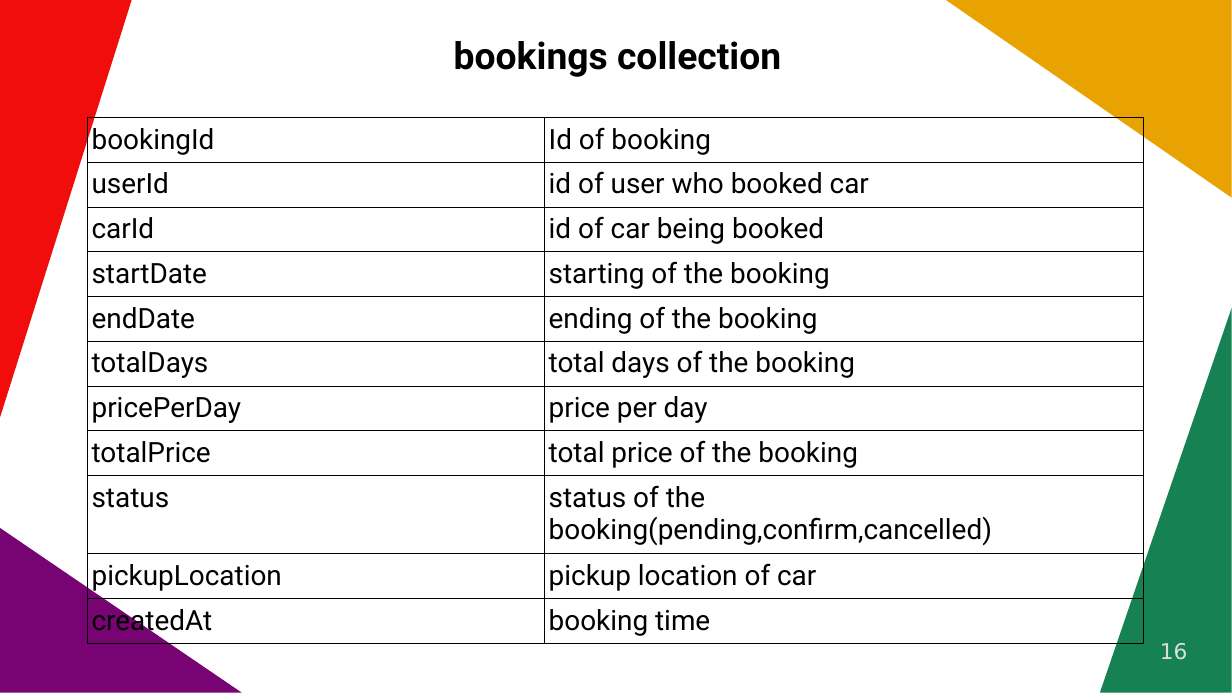
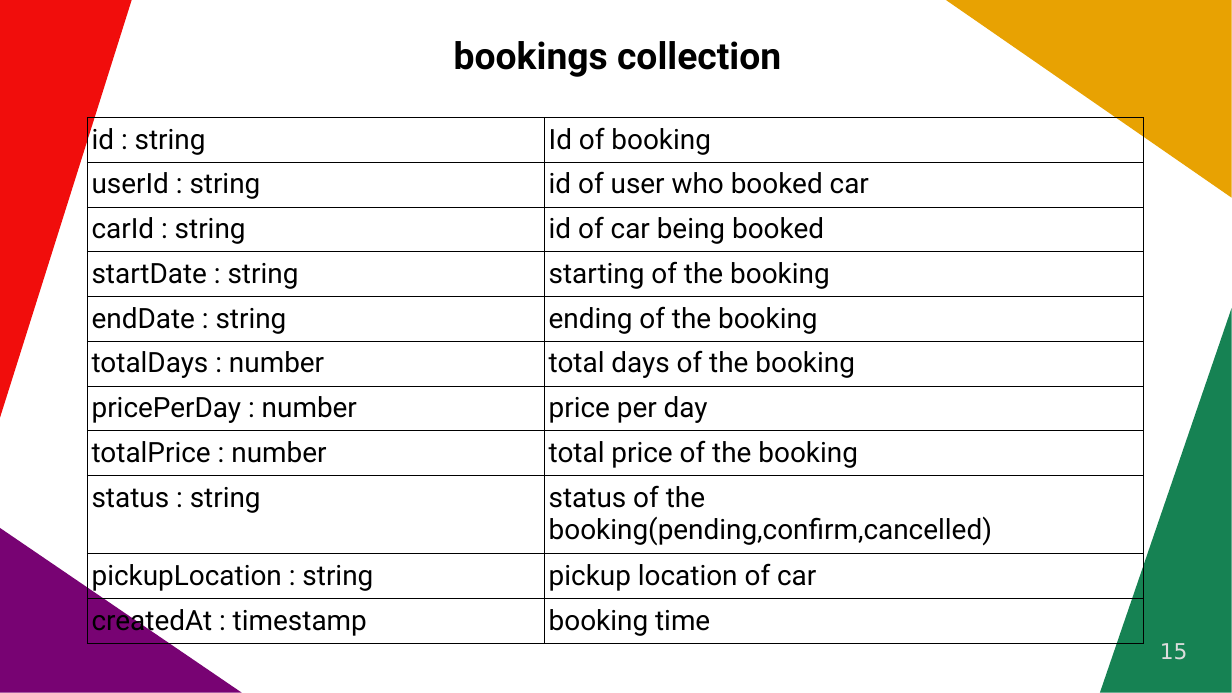
Before and after one commit to fahad-cpp/UrbanRide, a slide deck: slide 15 of ppt/Reporting2.pptx (slide 16 before the commit). Drawn at 1232x693 pixels with LibreOffice and Linux fonts; fonts in the diff are those of the drawing. Boxes give left, top, right and bottom in pixels: in the first picture for what was removed or moved away, otherwise in the second. Text is boxed around its words. In the diff, an @@ line names an element or a change of style, - is before the commit and + after.

```diff
--- a/ppt/Reporting2.pptx
+++ b/ppt/Reporting2.pptx
@@ table at (x1=87, y1=117, x2=1144, y2=643) @@
-row 1, column 1: bookingId
+row 1, column 1: id : string
-row 2, column 1: userId
+row 2, column 1: userId : string
-row 3, column 1: carId
+row 3, column 1: carId : string
-row 4, column 1: startDate
+row 4, column 1: startDate : string
-row 5, column 1: endDate
+row 5, column 1: endDate : string
-row 6, column 1: totalDays
+row 6, column 1: totalDays : number
-row 7, column 1: pricePerDay
+row 7, column 1: pricePerDay : number
-row 8, column 1: totalPrice
+row 8, column 1: totalPrice : number
-row 9, column 1: status
+row 9, column 1: status : string
-row 10, column 1: pickupLocation
+row 10, column 1: pickupLocation : string
-row 11, column 1: createdAt
+row 11, column 1: createdAt : timestamp
@@ page number at (x1=1160, y1=643, x2=1188, y2=660): text changed @@
-16
+15
```
Also in this commit, not shown: 3 other slides changed, 1 slide removed, 6 other files.
